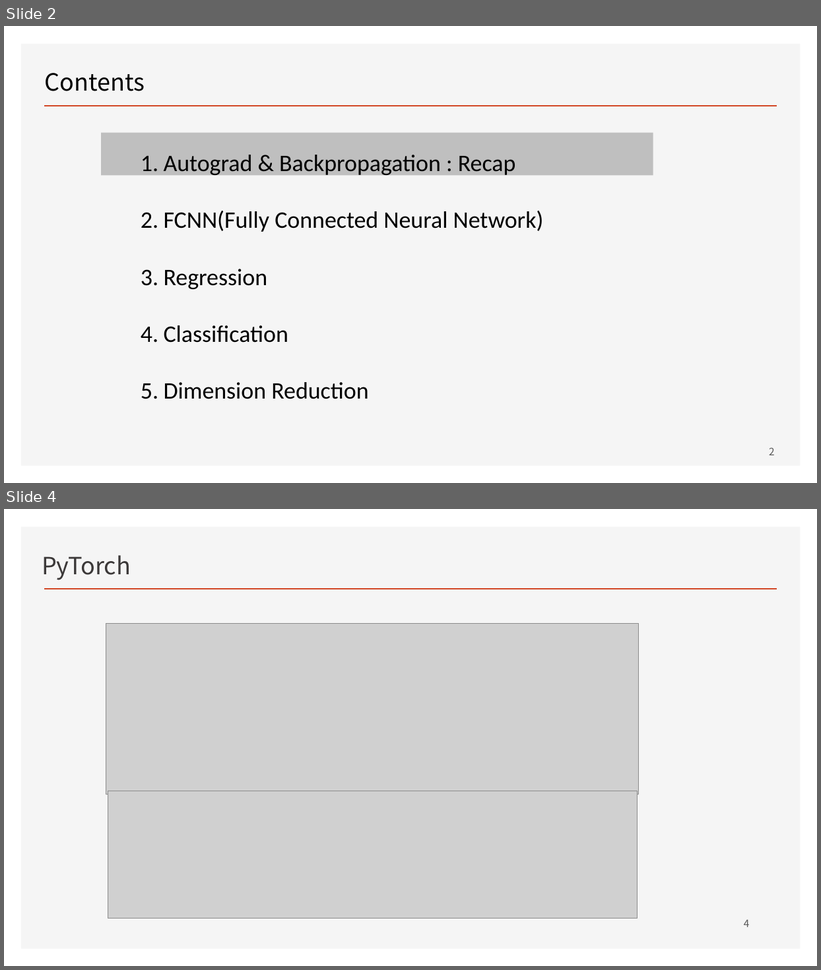
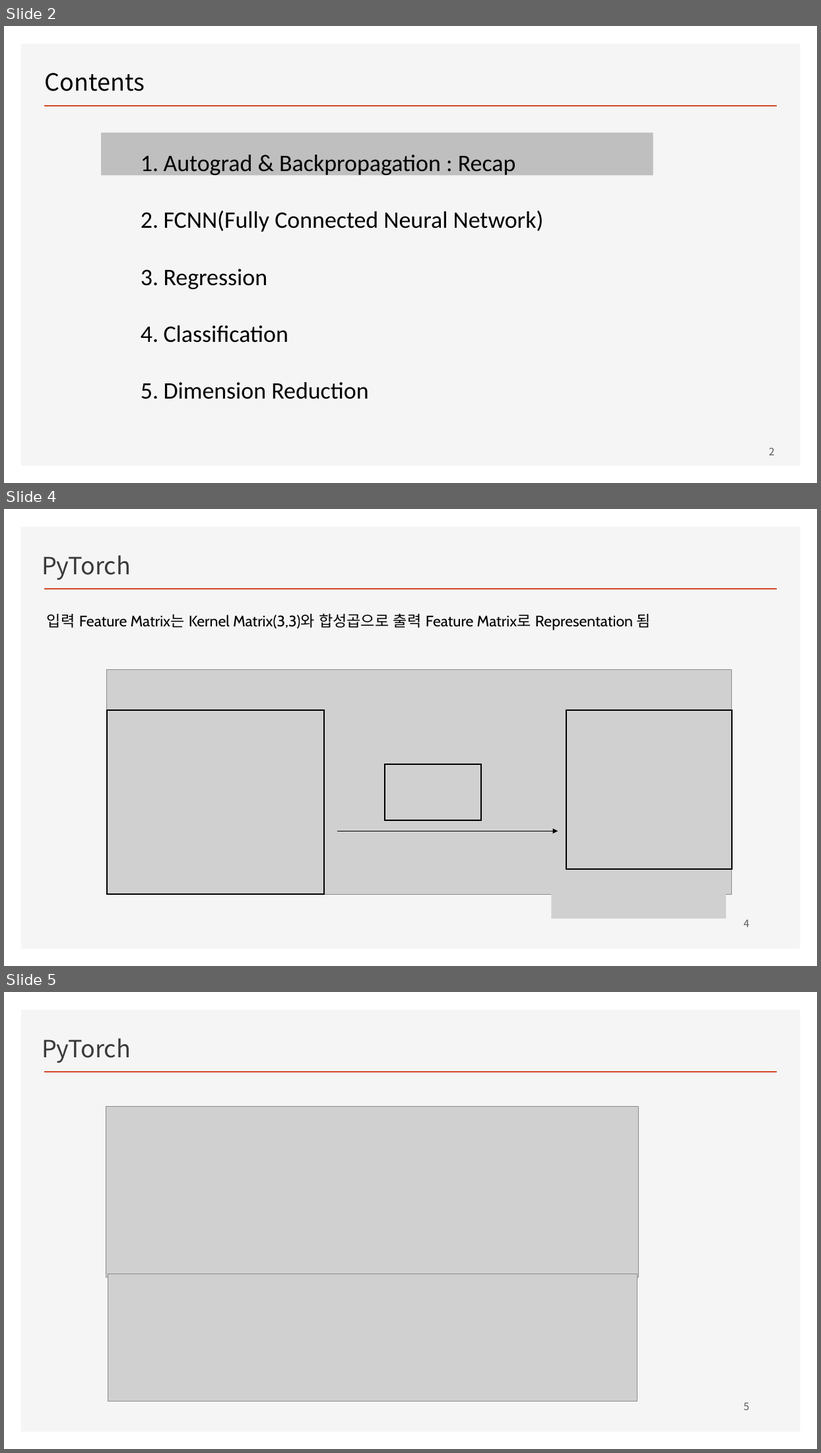
Before and after one commit to ancestor9/2026_Fall_Deep-Learning-with-Python, a slide deck: CNN.pptx. Shown one above the other, each under a label of ours: slides 2 and 4 before the commit, slides 2, 4 and 5 after it; the slides between them are not shown. The pictures are 821x970 and 821x1453 pixels, drawn with LibreOffice and Linux fonts; fonts in the diff are those of the drawing; grey boxes stand for pictures; background and template pictures are left out. Boxes give left, top, right and bottom in pixels: in the first picture for what was removed or moved away, otherwise in the second. Text is boxed around its words. In the diff, an @@ line names an element or a change of style, - is before the commit and + after.

```diff
--- a/CNN.pptx
+++ b/CNN.pptx
@@ slide 4 added at <box>4,509,817,966</box>, background #FFFFFF; not listed: 2 template elements that a slide beside it also shows @@
@@ text added at <box>42,555,131,580</box>, 28 pt, text #3B3838 @@
+PyTorch
@@ text added at <box>47,613,650,630</box>, 18 pt, text #000000 @@
+입력 Feature Matrix는 Kernel Matrix(3,3)와 합성곱으로 출력 Feature Matrix로 Representation 됨
@@ picture added at <box>107,670,733,895</box> @@
@@ rectangle added at <box>107,710,324,894</box>, outline #000000 1.5 pt @@
@@ rectangle added at <box>566,710,733,869</box>, outline #000000 1.5 pt @@
@@ rectangle added at <box>385,764,481,820</box>, outline #000000 1.5 pt @@
@@ arrow added from (338, 832) to (558, 832), #000000 0.5 pt @@
@@ picture added at <box>552,889,727,919</box> @@
@@ page number added at <box>744,920,750,927</box>, 12 pt, text #595959 @@
+4
@@ what was slide 4 is now slide 5 @@
@@ page number at <box>744,1403,750,1410</box>: text changed @@
-4
+5
```
Also in this commit, not shown: 1 slide changed, 1 other slide added.
